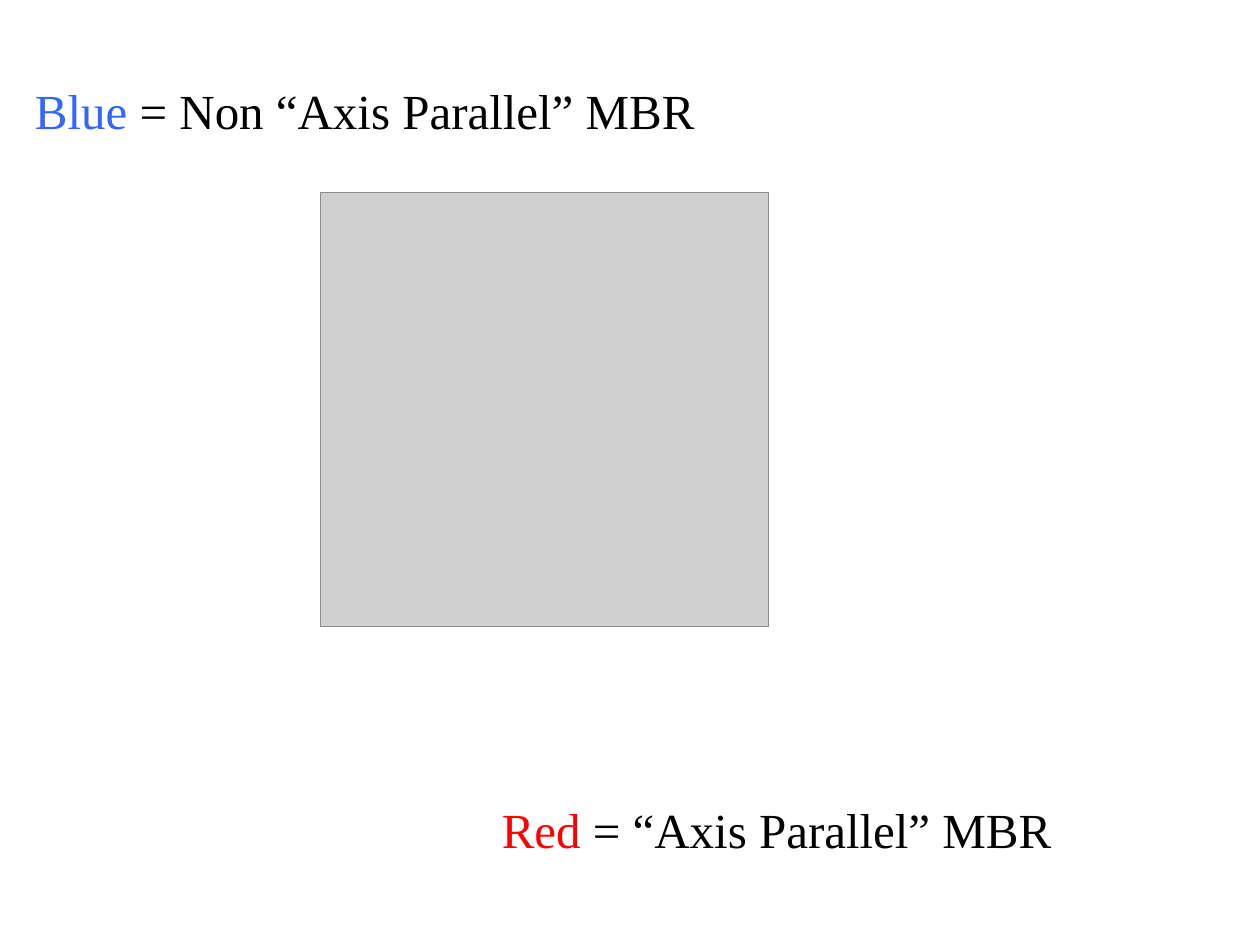
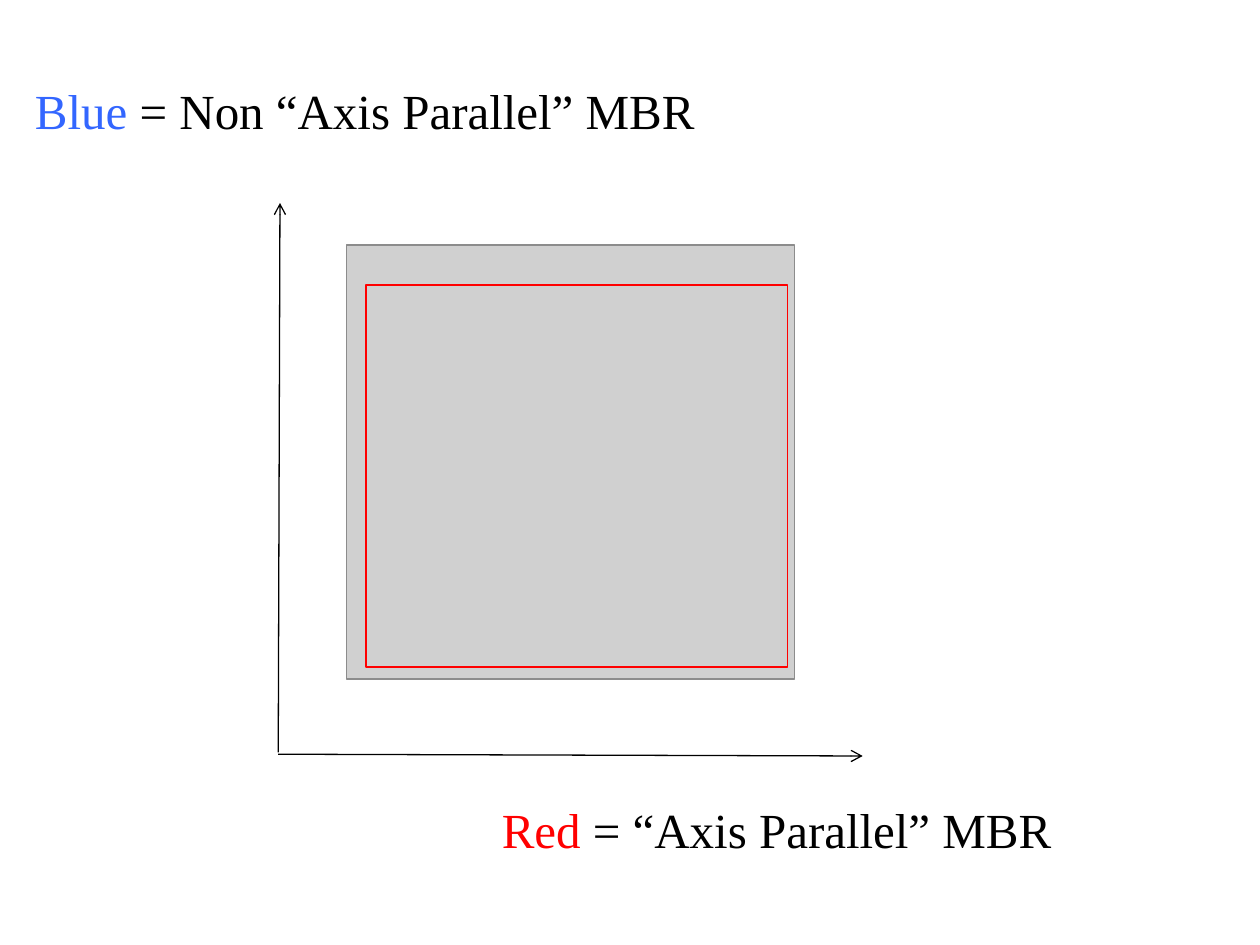
Before and after one commit to rugbyprof/4553-Spatial-DS, a slide deck: slide 10 of R-tree.pptx. Drawn at 1260x945 pixels with LibreOffice and Linux fonts; fonts in the diff are those of the drawing; grey boxes stand for pictures. Boxes give left, top, right and bottom in pixels: in the first picture for what was removed or moved away, otherwise in the second. Text is boxed around its words. In the diff, an @@ line names an element or a change of style, - is before the commit and + after.

```diff
--- a/R-tree.pptx
+++ b/R-tree.pptx
@@ arrow added from (278, 752) to (280, 203), #000000 0.75 pt @@
@@ picture: place and size @@
-picture at box(320, 193, 769, 626)
+picture at box(346, 244, 795, 678)
@@ rectangle added at box(365, 285, 788, 667), outline #FF0000 1 pt @@
@@ arrow added from (278, 755) to (863, 756), #000000 0.75 pt @@
```
Also in this commit, not shown: 6 other files.
